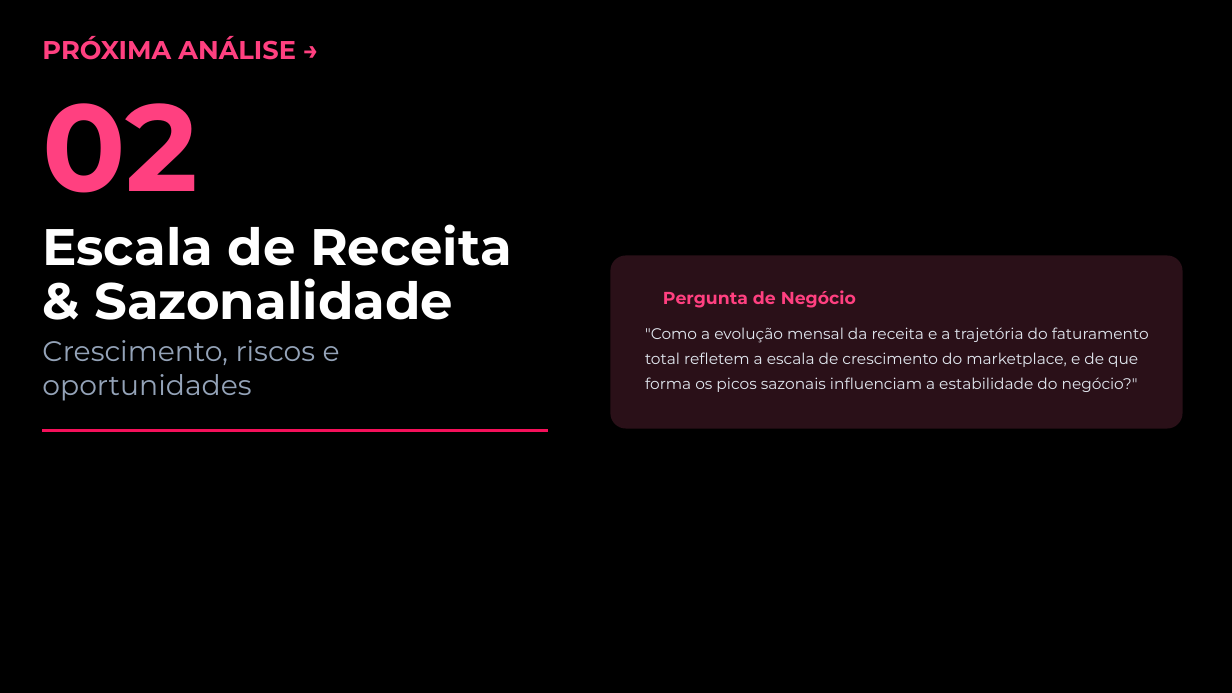
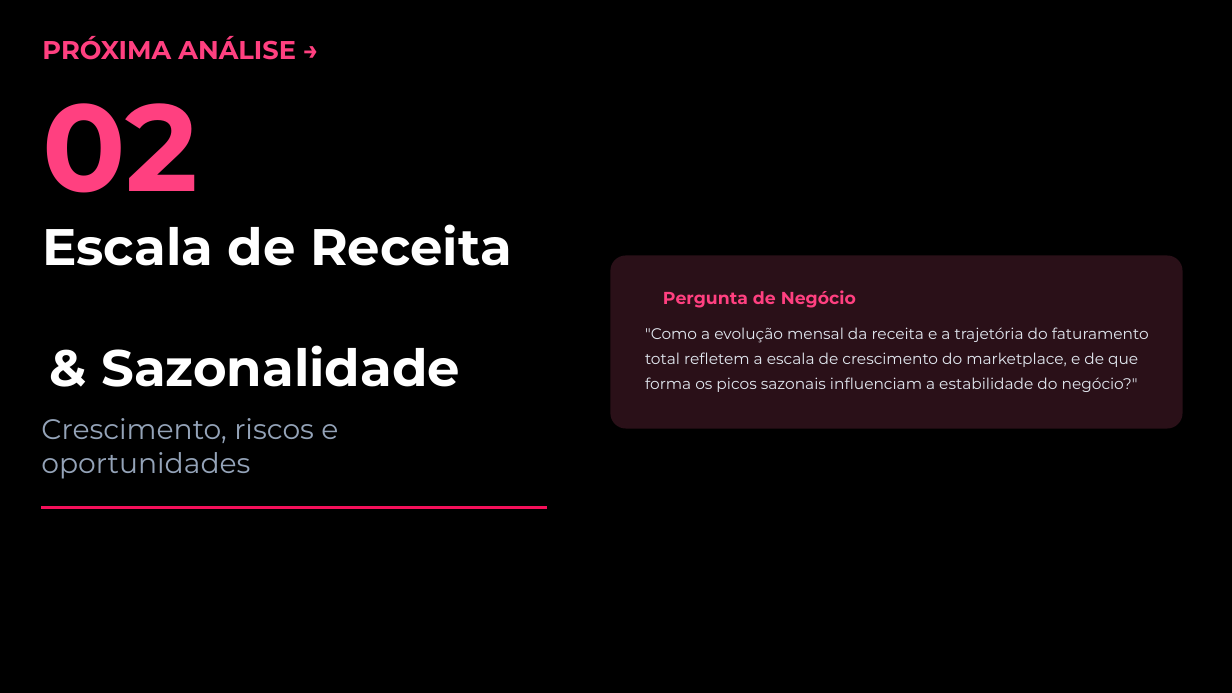
Before and after one commit to lrodrigues168/fiap-tech-challenge-olist, a slide deck: slide 9 of docs/Slide - Apresentação executiva.pptx. Drawn at 1232x693 pixels with LibreOffice and Linux fonts; fonts in the diff are those of the drawing; background and template pictures are left out. Boxes give left, top, right and bottom in pixels: in the first picture for what was removed or moved away, otherwise in the second. Text is boxed around its words. In the diff, an @@ line names an element or a change of style, - is before the commit and + after.

```diff
--- a/docs/Slide - Apresentação executiva.pptx
+++ b/docs/Slide - Apresentação executiva.pptx
@@ text "& Sazonalidade": place and size @@
-text "& Sazonalidade" at (94, 278, 453, 320)
+text "& Sazonalidade" at (101, 345, 460, 387)
@@ text "Crescimento, riscos e": place and size @@
-text "Crescimento, riscos e" at (42, 340, 340, 401)
+text "Crescimento, riscos e" at (41, 418, 338, 479)
@@ freeform shape: place and size @@
-freeform shape at (43, 429, 548, 432)
+freeform shape at (41, 506, 546, 509)
```
Also in this commit, not shown: 11 other slides changed.
